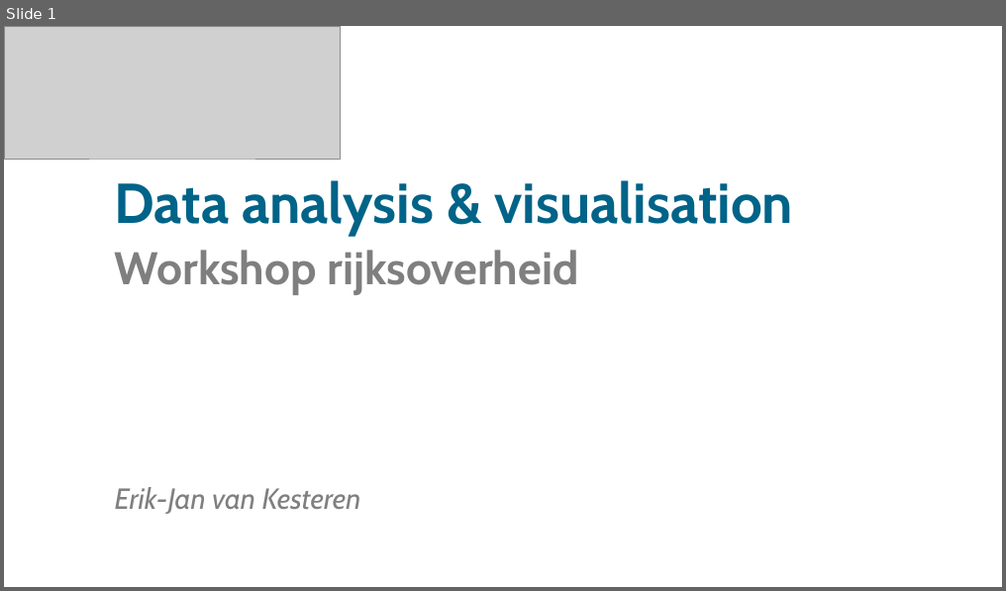
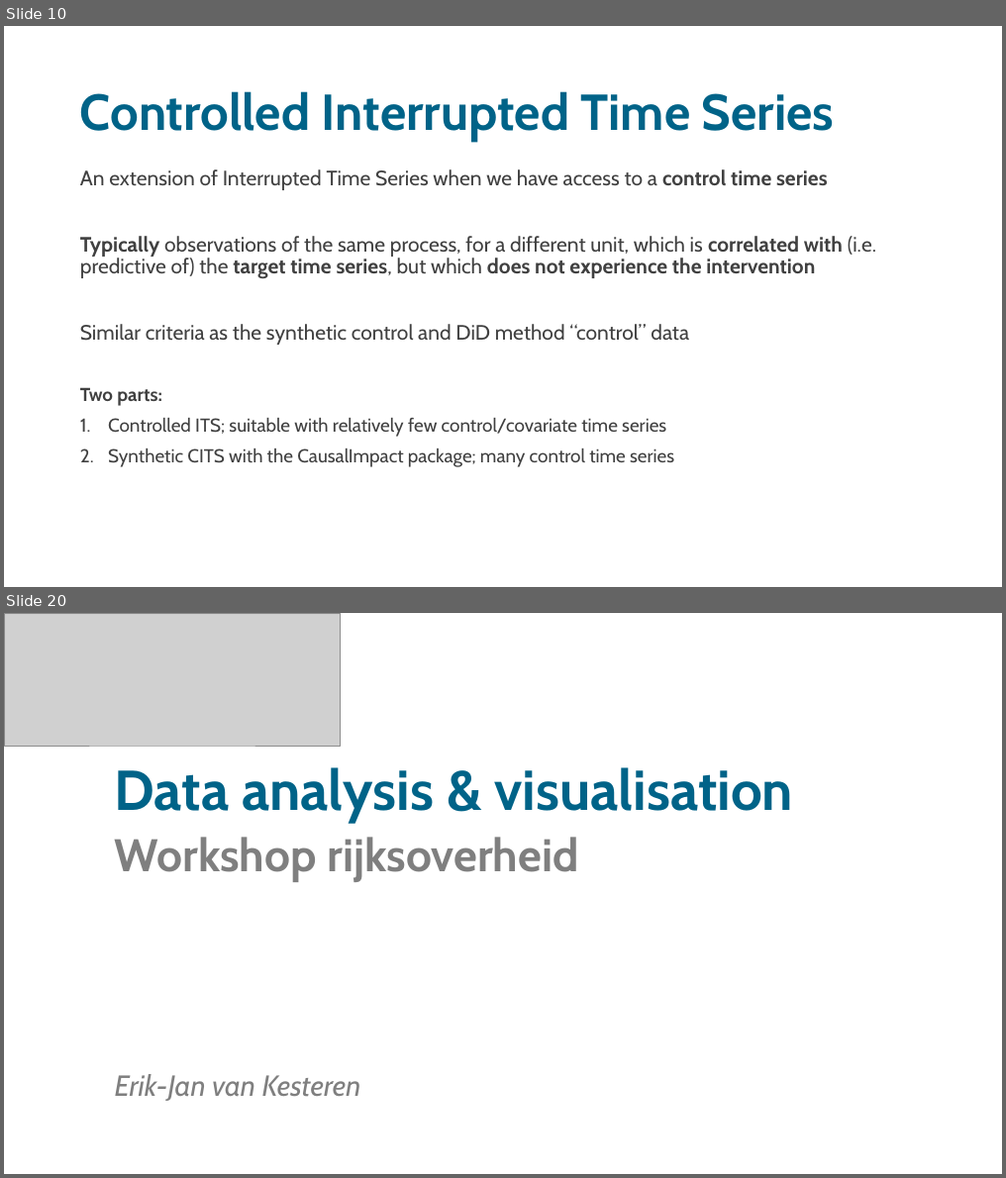
Before and after one commit to sodascience/workshop_causal_impact_assessment, a slide deck: lectures/04_causal_impact/causal_impact.pptx. Shown one above the other, each under a label of ours: slide 1 before the commit, slides 10 and 20 after it; the slides between them are not shown. The pictures are 1006x591 and 1006x1178 pixels, drawn with LibreOffice and Linux fonts; fonts in the diff are those of the drawing; grey boxes stand for pictures. Boxes give left, top, right and bottom in pixels: in the first picture for what was removed or moved away, otherwise in the second. Text is boxed around its words. In the diff, an @@ line names an element or a change of style, - is before the commit and + after.

Commit message:
update lecture slides

```diff
--- a/lectures/04_causal_impact/causal_impact.pptx
+++ b/lectures/04_causal_impact/causal_impact.pptx
@@ slide 10 added at <box>4,26,1002,587</box>, background #FFFFFF @@
@@ title added at <box>80,91,834,141</box>, 48.6 pt, text #006388, bold @@
+Controlled Interrupted Time Series
@@ text added at <box>80,170,876,468</box>, 20 pt, text #404040 @@
+An extension of Interrupted Time Series when we have access to a control time series
+Typically observations of the same process, for a different unit, which is correlated with (i.e. predictive of) the target time series, but which does not experience the intervention
+Similar criteria as the synthetic control and DiD method “control” data
+Two parts:
+1. Controlled ITS; suitable with relatively few control/covariate time series
+2. Synthetic CITS with the CausalImpact package; many control time series
@@ what was slide 1 is now slide 20 @@
```
Also in this commit, not shown: 1 slide changed, 17 other slides added, 1 slide removed, 3 other files.
